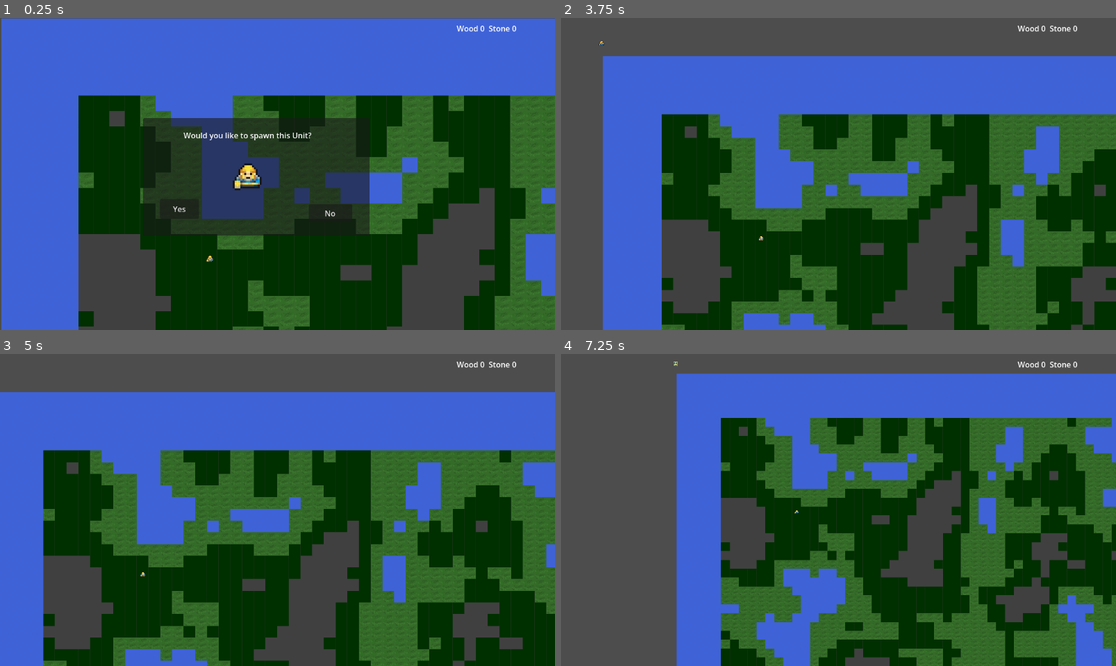
Above: before the commit, frames 1-4 (two rows, left to right).
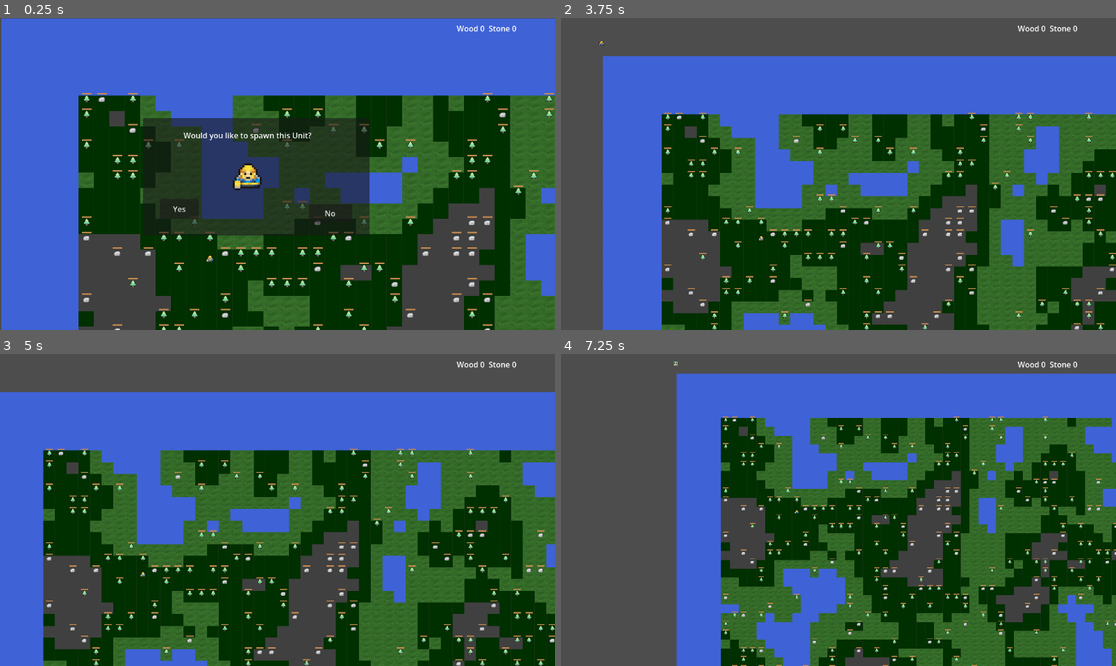
Above: after the commit, the same moments.

Repository: SEA-Stategy-Game/Core-systems
Game: Godot game, scene res://world.tscn
Two runs of this game, one before a commit and one after it. Both use one fixed random seed, a clock stepped at 60 frames per second and the inputs below.
Inputs (mouse positions are in pixels of both pictures, inside the frame that each line leads up to):
- Up to frame 1 (0.25 s): no input
- Up to frame 2 (3.75 s): click "Yes" at 0.5 s; click "No" at 1.25 s; tap Enter at 2 s; drag from (771, 258) to (894, 105) at 2.02 s; drag from (727, 189) to (771, 258) at 2.77 s; move the mouse to (894, 105) at 3.52 s; hold Right (ui_right) from 3.53 s (still down); tap Mouse wheel down (WheelDown) at 3.6 s
- Up to frame 3 (5 s): release Right (ui_right) at 4.25 s; drag from (249, 572) to (111, 463) at 4.27 s
- Up to frame 4 (7.25 s): move the mouse to (1005, 556) at 5.02 s; press the mouse at (1005, 556) at 5.03 s; hold Left (ui_left) 5.03-5.75 s; release the mouse at (1005, 556) at 5.75 s; drag from (622, 378) to (783, 575) at 5.77 s; move the mouse to (866, 510) at 6.52 s; hold Down (ui_down) from 6.53 s (still down); tap Mouse wheel down (WheelDown) at 6.6 s; click (866, 510) at 6.67 s

The runs differ from the first frame. In frame 1, 2.2% of the frame differs, in the area x 14-100%, y 24-100%; in frame 2, 2.0%; in frame 3, 2.3%, in the area x 8-100%, y 30-100%; in frame 4, 2.0%.
Error before the commit: Invalid call. Nonexistent function 'set_rng' in base 'Nil'. (res://Entities/Map/MapGenerator.gd:19)

Commit message:
Fix ResourceSpawner autoload path

Diff:
--- a/project.godot
+++ b/project.godot
@@ -21,7 +21,7 @@
 ActionGateway="*res://Logic/ActionGateway.gd"
 TickManager="*res://Logic/TickManager.gd"
 DebugWindow="*res://UI/DebugWindow.tscn"
-ResourceSpawner="*uid://lsojvp4uldv7"
+ResourceSpawner="*res://Entities/Map/Resource_spawner.gd"
 
 [dotnet]
 
